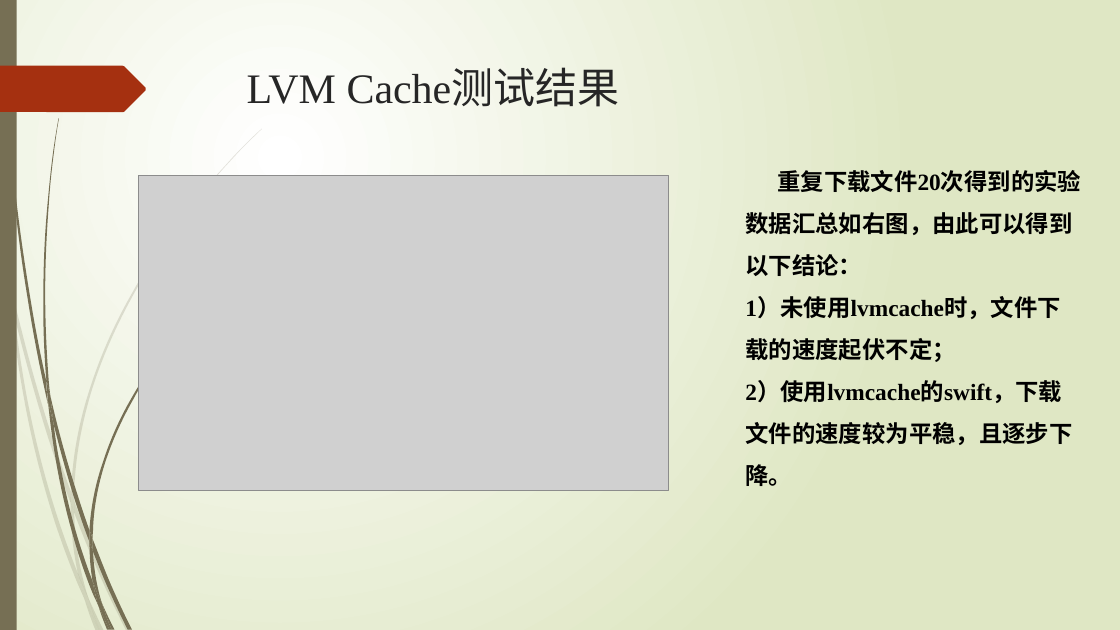
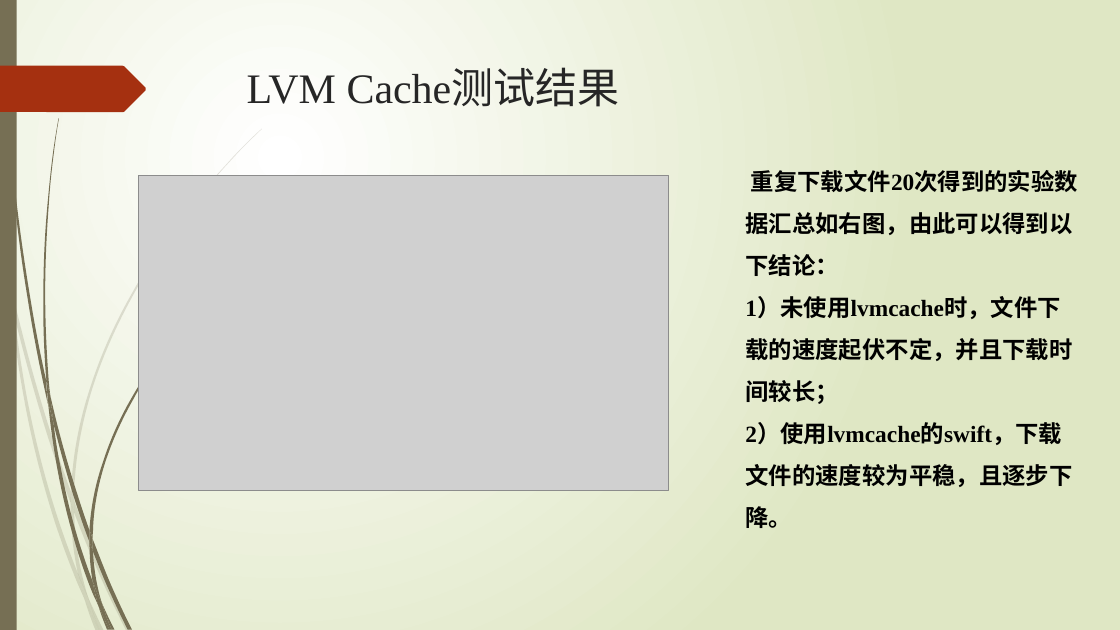
Before and after one commit to ys0232/SAIOinstall, a slide deck: slide 18 of 《海量对象文件存储》结题报告.pptx (slide 15 before the commit). Drawn at 1120x630 pixels with LibreOffice and Linux fonts; fonts in the diff are those of the drawing; grey boxes stand for pictures. Boxes give left, top, right and bottom in pixels: in the first picture for what was removed or moved away, otherwise in the second. Text is boxed around its words. In the diff, an @@ line names an element or a change of style, - is before the commit and + after.

```diff
--- a/《海量对象文件存储》结题报告.pptx
+++ b/《海量对象文件存储》结题报告.pptx
@@ text at (745,297,1072,404): text changed @@
-1）未使用lvmcache时，文件下载的速度起伏不定；
+1）未使用lvmcache时，文件下载的速度起伏不定，并且下载时间较长；
```
Also in this commit, not shown: 7 other slides changed, 3 slides added, 3 other files.
